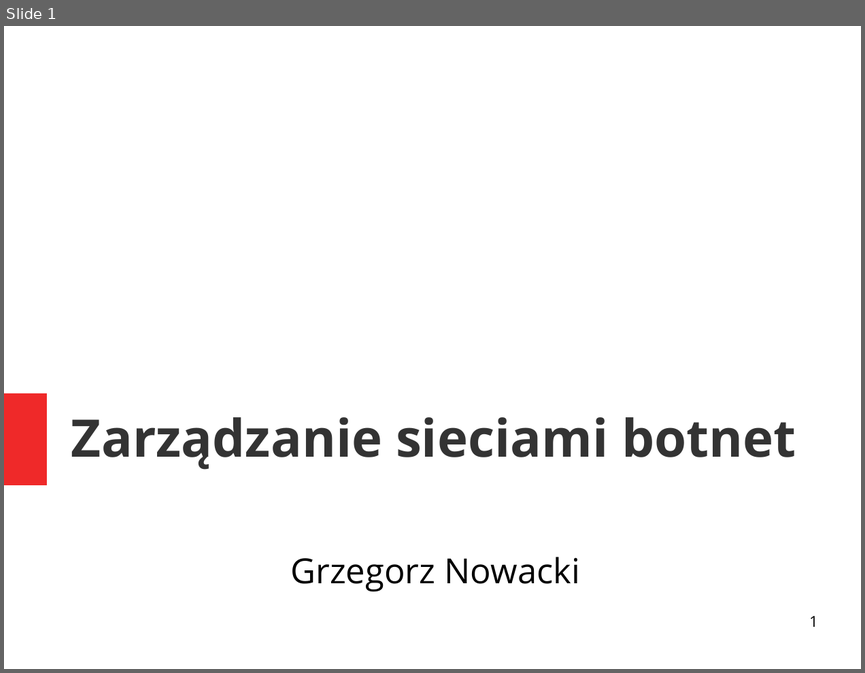
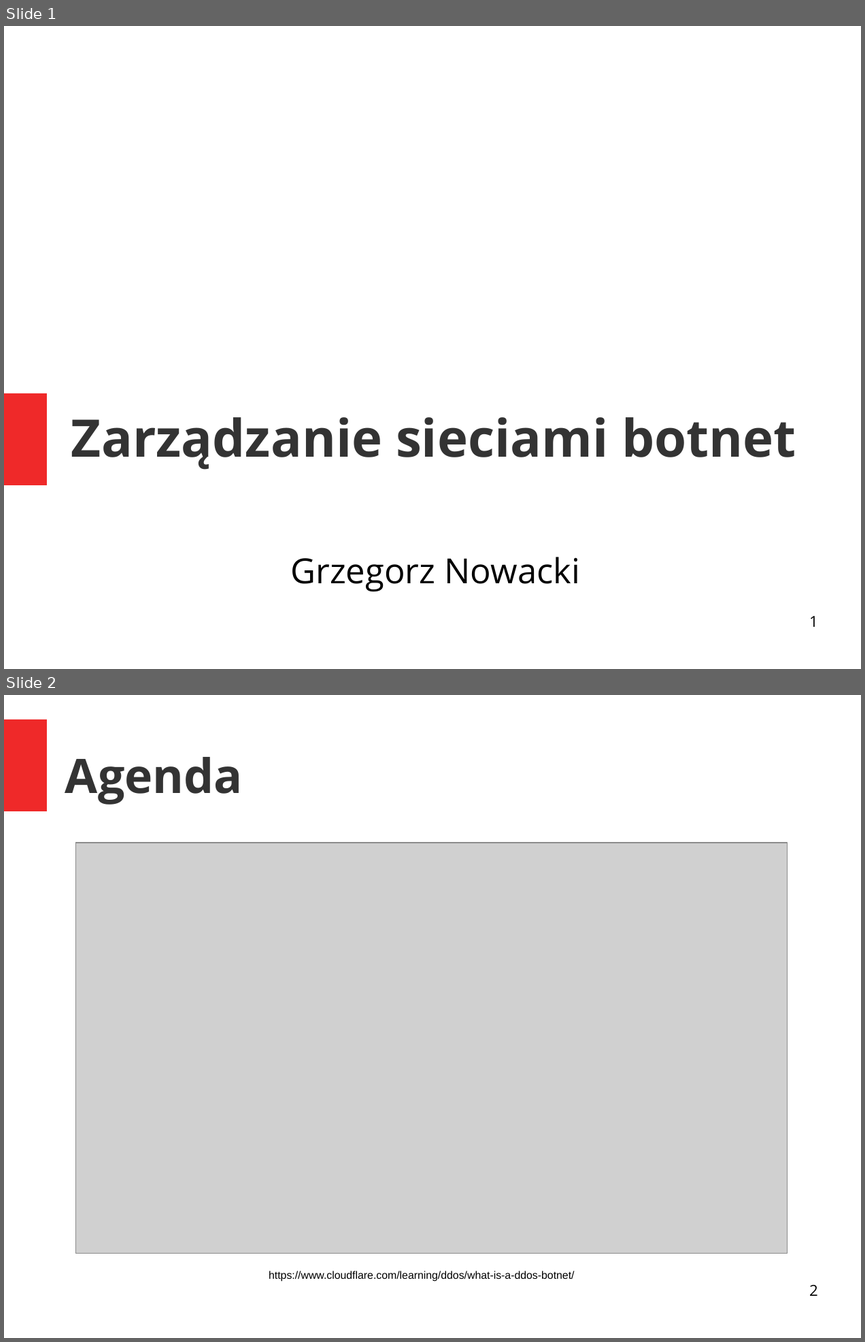
Before and after one commit to grzegorznowacki/Botnets, a slide deck: prezentacja.odp. Shown one above the other, each under a label of ours: slide 1 before the commit, slides 1 and 2 after it. The pictures are 865x673 and 865x1342 pixels, drawn with LibreOffice and Linux fonts; fonts in the diff are those of the drawing; grey boxes stand for pictures. Boxes give left, top, right and bottom in pixels: in the first picture for what was removed or moved away, otherwise in the second. Text is boxed around its words. In the diff, an @@ line names an element or a change of style, - is before the commit and + after.

```diff
--- a/prezentacja.odp
+++ b/prezentacja.odp
@@ slide 2 added at <box>4,695,861,1338</box>, background #FFFFFF @@
@@ rectangle added at <box>4,719,47,811</box>, fill #EF2929 @@
@@ title added at <box>65,757,243,804</box>, 44 pt, text #333333, bold @@
+Agenda
@@ picture added at <box>75,843,788,1253</box> @@
@@ text added at <box>269,1270,574,1281</box>, 10 pt, text #000000 @@
+https://www.cloudflare.com/learning/ddos/what-is-a-ddos-botnet/
@@ page number added at <box>809,1285,818,1295</box>, 14 pt, text #000000 @@
+2
```
Also in this commit, not shown: 47 other slides added, 1 slide removed.
